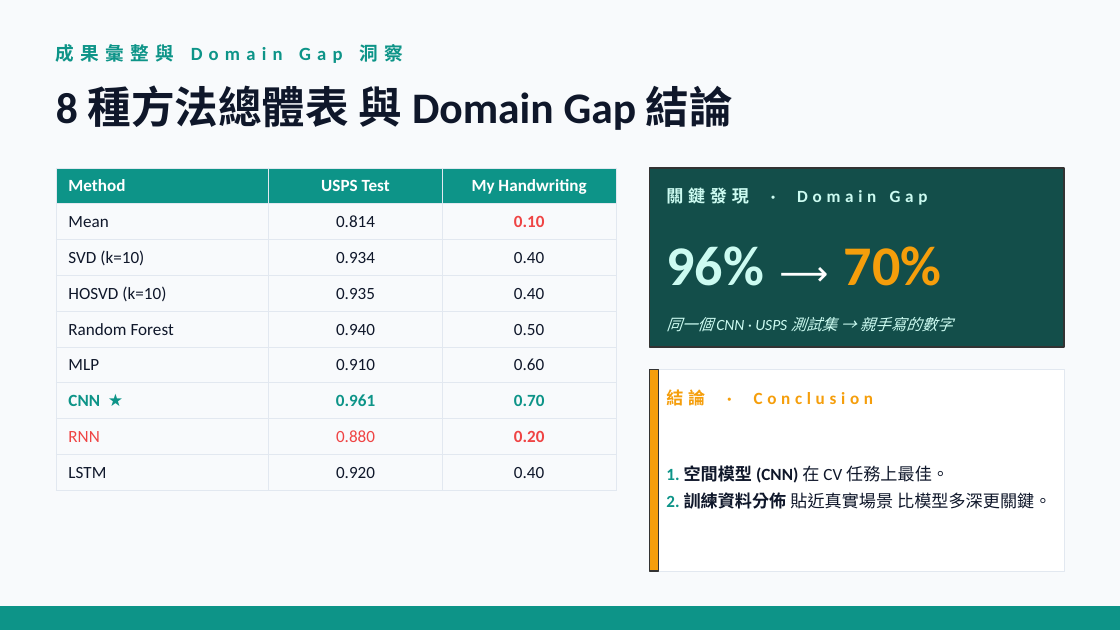
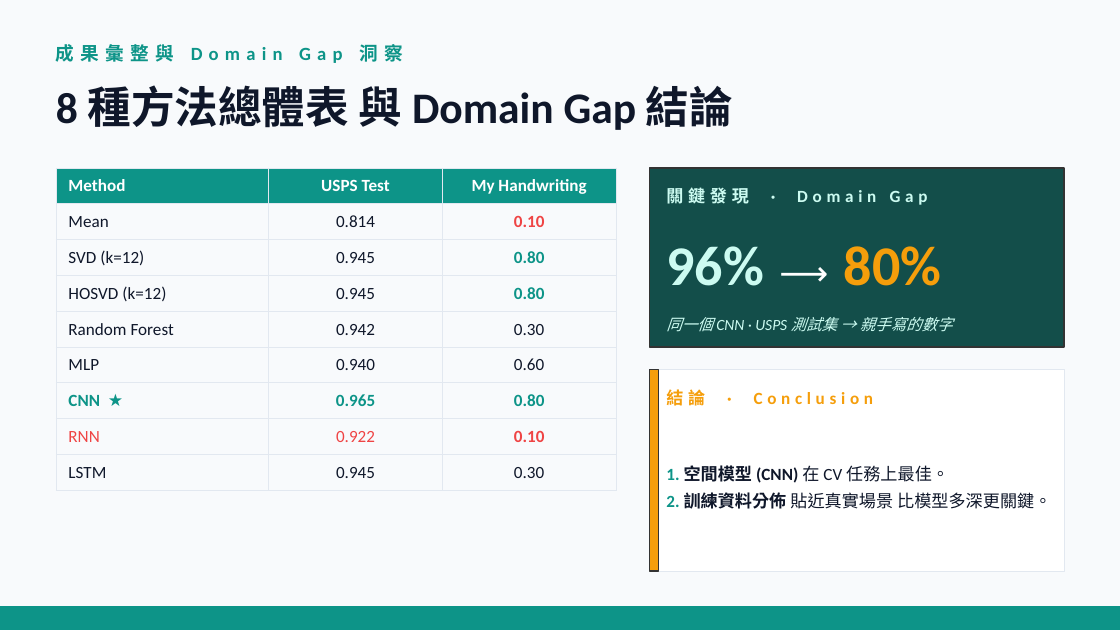
Before and after one commit to ericadgjl-huang/Handwriting_Recognition, a slide deck: slide 10 of hw2_handwriting 簡報.pptx. Drawn at 1120x630 pixels with LibreOffice and Linux fonts; fonts in the diff are those of the drawing. Boxes give left, top, right and bottom in pixels: in the first picture for what was removed or moved away, otherwise in the second. Text is boxed around its words. In the diff, an @@ line names an element or a change of style, - is before the commit and + after.

```diff
--- a/hw2_handwriting 簡報.pptx
+++ b/hw2_handwriting 簡報.pptx
@@ table at bbox=[56, 168, 616, 491] @@
-row 3: SVD (k=10) | 0.934 | 0.40
+row 3: SVD (k=12) | 0.945 | 0.80
-row 4: HOSVD (k=10) | 0.935 | 0.40
+row 4: HOSVD (k=12) | 0.945 | 0.80
-row 5, column 2: 0.940
+row 5, column 2: 0.942
-row 5, column 3: 0.50
+row 5, column 3: 0.30
-row 6, column 2: 0.910
+row 6, column 2: 0.940
-row 7, column 2: 0.961
+row 7, column 2: 0.965
-row 7, column 3: 0.70
+row 7, column 3: 0.80
-row 8, column 2: 0.880
+row 8, column 2: 0.922
-row 8, column 3: 0.20
+row 8, column 3: 0.10
-row 9, column 2: 0.920
+row 9, column 2: 0.945
-row 9, column 3: 0.40
+row 9, column 3: 0.30
@@ text at bbox=[666, 246, 941, 286]: text changed @@
-96% ⟶ 70%
+96% ⟶ 80%
```
Also in this commit, not shown: 6 other slides changed, 1 other file.
